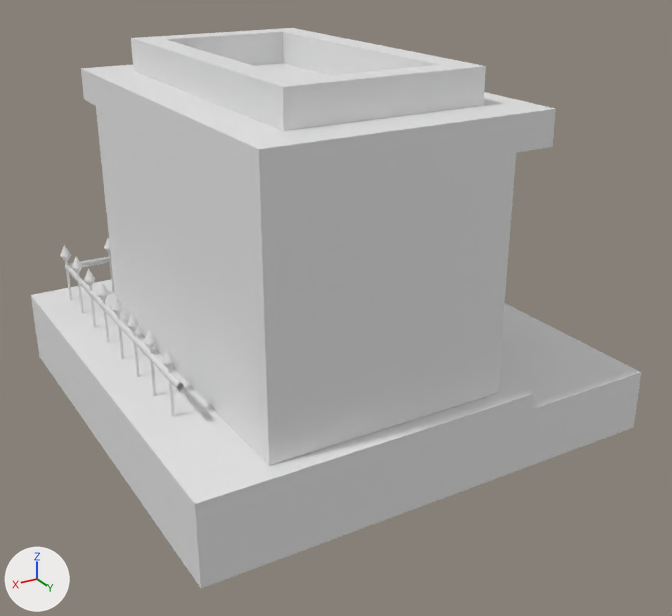
What one commit did to the Blender file model/cafe.blend.
Rendered twice from a 50 mm camera at (7.51, 13.28, 8.18) aimed at (-0.01, 0.74, 1.91). The lights are fixed; the arrows at lower left show +X, +Y and +Z.
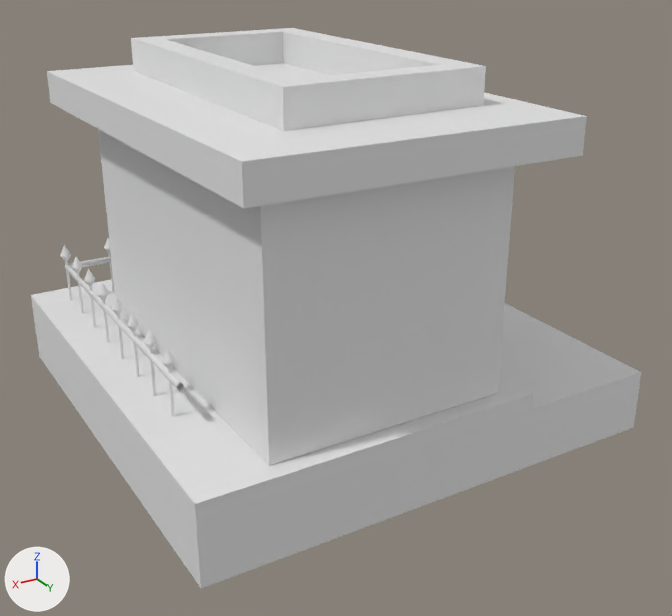
Changed parts and their boxes (x1, y1, x2, y2) in the pictures (672 x 616 px):
'Plane.005', reshaped (14% wider, 11% taller): before (81, 63, 556, 194); after (47, 63, 587, 208)

The change, as a list of edits to the scene's bpy script:
```text
Change me_plane_007:
    where me_plane_007.from_pydata(...)  # 8 vertices, 6 faces; spans x -1.79..2.81, y -3.17..3.71, z 5.08..5.62
    used by ob_plane_005; location = (0.0, 0.0, 0.0)
    me_plane_007 part 1
    me_plane_007.vertices[0].co: (-1.79, 3.71, 5.08) -> (-1.79, 4.3, 5.08)  # pixel (552, 146) -> pixel (582, 155)
    me_plane_007.vertices[2].co: (2.81, -3.17, 5.08) -> (3.4, -3.17, 5.08)  # pixel (83, 99) -> pixel (50, 102)
    me_plane_007.vertices[3].co: (2.81, 3.71, 5.08) -> (3.22, 4.13, 5.08)  # pixel (260, 194) -> pixel (243, 208)
    me_plane_007.vertices[4].co: (-1.79, 3.71, 5.62) -> (-1.79, 4.3, 5.62)  # pixel (555, 108) -> pixel (586, 116)
    me_plane_007.vertices[6].co: (2.81, -3.17, 5.62) -> (3.4, -3.17, 5.62)  # pixel (80, 68) -> pixel (46, 71)
    me_plane_007.vertices[7].co: (2.81, 3.71, 5.62) -> (3.22, 4.13, 5.62)  # pixel (258, 149) -> pixel (241, 161)
```
